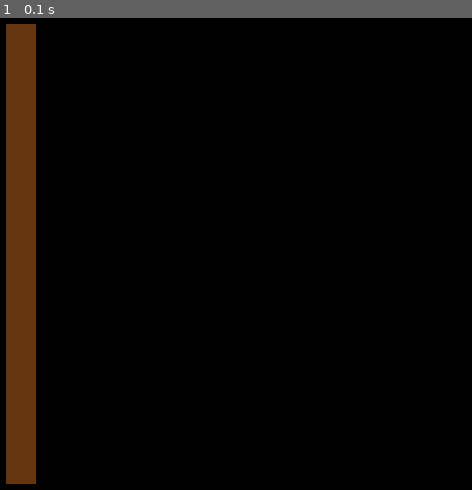
Above: before the commit, frame 1.
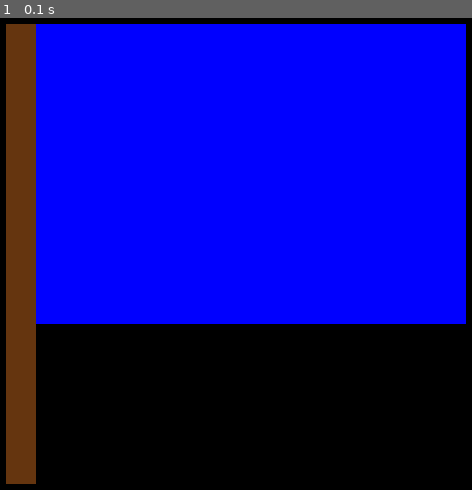
Above: after the commit, the same moment.

Repository: Busiky/git_pygame_flag
Game: pygame game, started from russian_flag.py
Two runs of this game, one before a commit and one after it. Both use one fixed random seed, a clock stepped at 60 frames per second and the inputs below.
Inputs:
- Up to frame 1 (0.1 s): no input

The runs differ from the first frame. In frame 1, 58% of the frame differs, in the area x 7-99%, y 1-65%.

Commit message:
Синяя полоса

Diff:
--- a/russian_flag.py
+++ b/russian_flag.py
@@ -10,7 +10,7 @@
 
 def draw():
     pygame.draw.rect(screen, pygame.Color('#65350f'), (20, 20, 30, 460))
-
+    pygame.draw.rect(screen, pygame.Color('blue'), (50, 20, 430, 300))
 
 draw()
 
